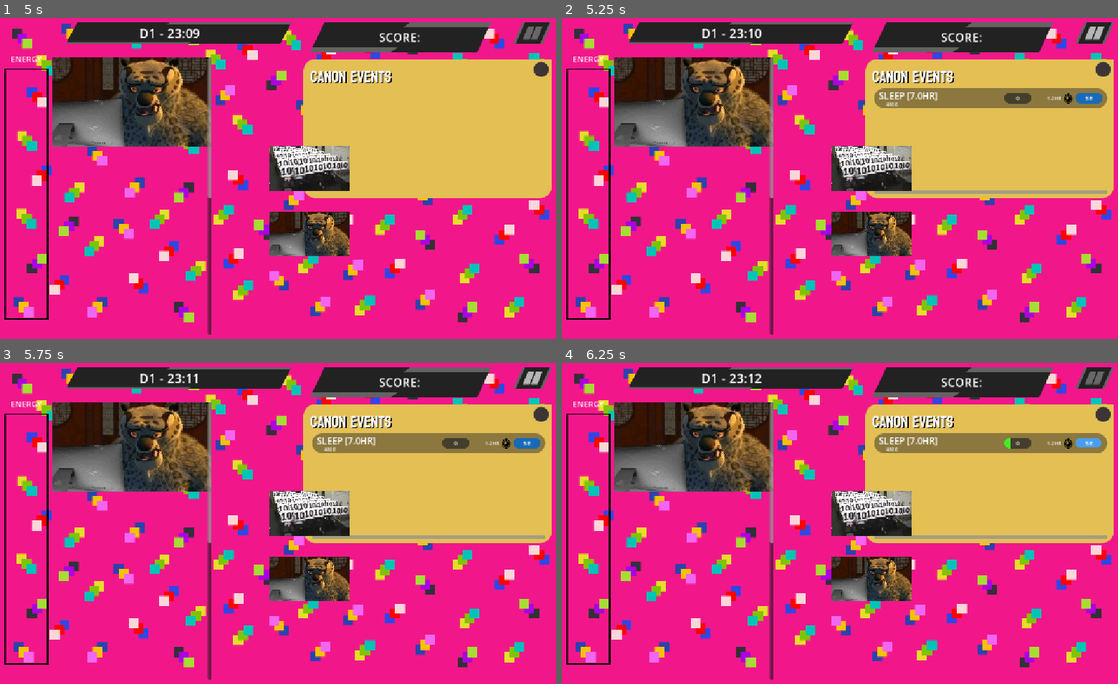
Above: before the commit, frames 1-4 (two rows, left to right).
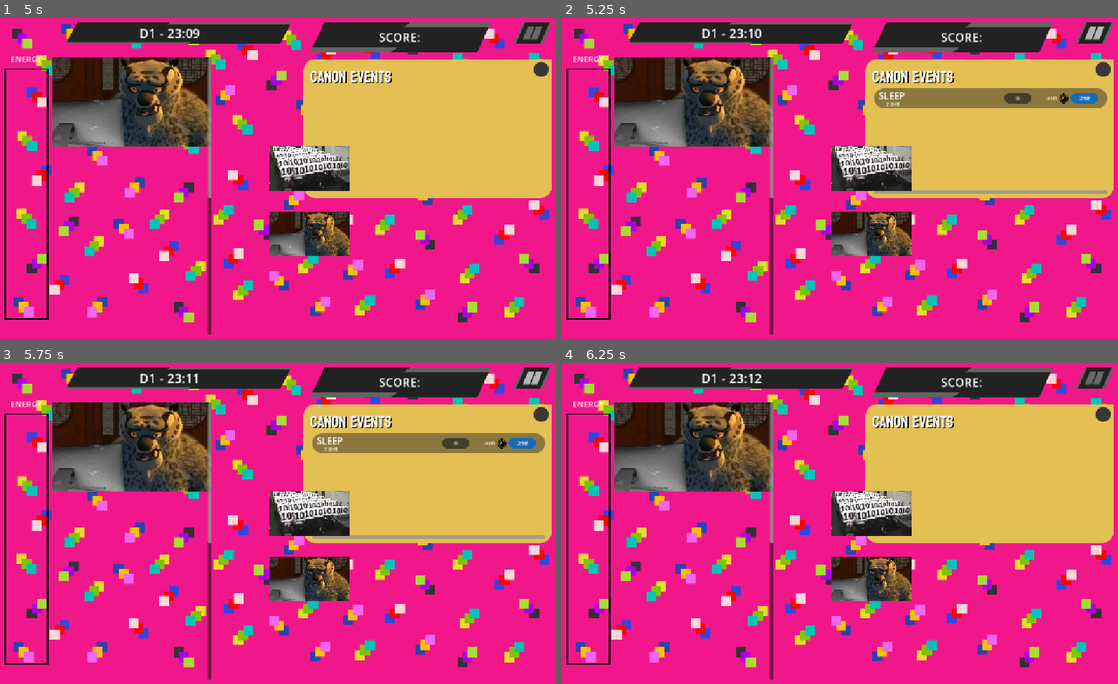
Above: after the commit, the same moments.

Repository: shi-reker/ScrollMaxxer
Game: Godot game, scene res://Scenes/main.tscn
Same seed, same stepped clock (60 frames per second), same inputs: the game is played once before the commit and once after it. The engine's default icon, where the game draws it, is replaced by a stand-in: a white triangle on a blue panel in a dark square.
Inputs (mouse positions are in pixels of both pictures, inside the frame that each line leads up to):
- Up to frame 1 (5 s): click (278, 146) at 0.5 s; click (278, 210) at 1.25 s; click (278, 146) at 2 s; click (278, 210) at 2.75 s; click (278, 146) at 3.5 s; click (278, 210) at 4.25 s
- Up to frame 2 (5.25 s): click (1095, 34) at 5 s
- Up to frame 3 (5.75 s): no input
- Up to frame 4 (6.25 s): click "5e" (after the commit: "25e") at 5.75 s

Frame 1 is identical in both runs. In frame 2, 0.3% of the frame differs, in the area x 58-98%, y 23-28%; in frame 3, 0.3%; in frame 4, 3.0%, in the area x 56-99%, y 21-55%.

Commit message:
reworked tasks

Diff:
--- /dev/null
+++ b/resources/tasks/Dishes_res.tres
@@ -0,0 +1,10 @@
+[gd_resource type="Resource" script_class="Task_base" format=3 uid="uid://dj61c3fwdyi2x"]
+
+[ext_resource type="Script" uid="uid://beqmt15xrtaio" path="res://resources/tasks/task_base_res.gd" id="1_q7220"]
+
+[resource]
+script = ExtResource("1_q7220")
+Title = "Do Dishes"
+Len = 10.0
+Due = 90.0
+metadata/_custom_type_script = "uid://beqmt15xrtaio"
--- a/resources/tasks/FriendInv1_res.tres
+++ b/resources/tasks/FriendInv1_res.tres
@@ -4,7 +4,9 @@
 
 [resource]
 script = ExtResource("1_0brpt")
-taskTitle = "Friend Invite 1"
-taskLen = 360.0
-taskDue = 480.0
+Title = "Attend Friend's Invitation"
+Len = 240.0
+Due = 300.0
+cat = 2
+tag = 3
 metadata/_custom_type_script = "uid://beqmt15xrtaio"
--- a/resources/tasks/Funeral_res.tres
+++ b/resources/tasks/Funeral_res.tres
@@ -4,7 +4,9 @@
 
 [resource]
 script = ExtResource("1_ekblr")
-taskTitle = "Attend Funeral"
-taskLen = 120.0
-taskDue = 720.0
+Title = "Attend Funeral"
+Len = 120.0
+Due = 240.0
+cat = 1
+tag = 3
 metadata/_custom_type_script = "uid://beqmt15xrtaio"
--- a/resources/tasks/GroupP1_res.tres
+++ b/resources/tasks/GroupP1_res.tres
@@ -4,7 +4,9 @@
 
 [resource]
 script = ExtResource("1_8sg7r")
-taskTitle = "Group Project 1"
-taskLen = 600.0
-taskDue = 5760.0
+Title = "Do Assignment"
+Len = 360
+Due = 4320
+cat = 2
+tag = 2
 metadata/_custom_type_script = "uid://beqmt15xrtaio"
--- /dev/null
+++ b/resources/tasks/GroupP2_res.tres
@@ -0,0 +1,12 @@
+[gd_resource type="Resource" script_class="Task_base" format=3 uid="uid://bkp2w054gps7u"]
+
+[ext_resource type="Script" uid="uid://beqmt15xrtaio" path="res://resources/tasks/task_base_res.gd" id="1_ahm25"]
+
+[resource]
+script = ExtResource("1_ahm25")
+Title = "Do Assignment"
+Len = 480.0
+Due = 4320.0
+cat = 2
+tag = 2
+metadata/_custom_type_script = "uid://beqmt15xrtaio"
--- /dev/null
+++ b/resources/tasks/GroupP3_res.tres
@@ -0,0 +1,12 @@
+[gd_resource type="Resource" script_class="Task_base" format=3 uid="uid://bihbm0oo01dqc"]
+
+[ext_resource type="Script" uid="uid://beqmt15xrtaio" path="res://resources/tasks/task_base_res.gd" id="1_msj3n"]
+
+[resource]
+script = ExtResource("1_msj3n")
+Title = "Do Assignment"
+Len = 540.0
+Due = 4320.0
+cat = 2
+tag = 2
+metadata/_custom_type_script = "uid://beqmt15xrtaio"
--- /dev/null
+++ b/resources/tasks/GroupP4_res.tres
@@ -0,0 +1,12 @@
+[gd_resource type="Resource" script_class="Task_base" format=3 uid="uid://cejeu8pgigc6a"]
+
+[ext_resource type="Script" uid="uid://beqmt15xrtaio" path="res://resources/tasks/task_base_res.gd" id="1_758kn"]
+
+[resource]
+script = ExtResource("1_758kn")
+Title = "Do Assignment"
+Len = 720.0
+Due = 4320.0
+cat = 2
+tag = 2
+metadata/_custom_type_script = "uid://beqmt15xrtaio"
--- a/resources/tasks/Sleep_res.tres
+++ b/resources/tasks/Sleep_res.tres
@@ -4,7 +4,9 @@
 
 [resource]
 script = ExtResource("1_mdxiu")
-taskTitle = "Sleep"
-taskLen = 420.0
-taskDue = 480.0
+Title = "Sleep"
+Len = 360.0
+Due = 420.0
+cat = 2
+tag = 1
 metadata/_custom_type_script = "uid://beqmt15xrtaio"
--- a/resources/tasks/cleanup_res.tres
+++ b/resources/tasks/cleanup_res.tres
@@ -4,7 +4,7 @@
 
 [resource]
 script = ExtResource("1_iyage")
-taskTitle = "Clean the Room"
-taskLen = 20.0
-taskDue = 90.0
+Title = "Clean the Room"
+Len = 20.0
+Due = 90.0
 metadata/_custom_type_script = "uid://beqmt15xrtaio"
--- a/resources/tasks/gotoclass_res.tres
+++ b/resources/tasks/gotoclass_res.tres
@@ -4,7 +4,9 @@
 
 [resource]
 script = ExtResource("1_7v5u1")
-taskTitle = "Go to Class"
-taskLen = 150.0
-taskDue = 60.0
+Title = "Attend Class"
+Len = 150.0
+Due = 180.0
+cat = 1
+tag = 1
 metadata/_custom_type_script = "uid://beqmt15xrtaio"
--- a/resources/tasks/shower_res.tres
+++ b/resources/tasks/shower_res.tres
@@ -4,7 +4,8 @@
 
 [resource]
 script = ExtResource("1_x12rk")
-taskTitle = "Shower"
-taskLen = 10.0
-taskDue = 120.0
+Title = "Shower"
+Len = 10.0
+Due = 60.0
+tag = 1
 metadata/_custom_type_script = "uid://beqmt15xrtaio"
--- a/resources/tasks/task_base_res.gd
+++ b/resources/tasks/task_base_res.gd
@@ -1,6 +1,21 @@
 extends Resource
 class_name Task_base
 
-@export var taskTitle:String
-@export var taskLen:float
-@export var taskDue:float
+@export var Title:String
+@export var Len:float
+@export var Due:float
+@export var cat:Category
+@export var tag:Tags
+
+enum Category {
+	SHORT,
+	MEDIUM,
+	LONG
+}
+
+enum Tags {
+	CHORE,
+	ROUTINE,
+	ASSIGNMENT,
+	RANDOM_EVENT
+}
--- a/scripts/tasks/tasks.gd
+++ b/scripts/tasks/tasks.gd
@@ -7,33 +7,53 @@
 @export var taskPNum:Label
 @export var taskPDur:Label
 @export var taskPCost:Label
-#@export var taskPButton:TextureButton
 var taskDetails:Task_base
-var isInstant:bool = true
+var taskCategory:Task_base.Category
+var taskType:Task_base.Tags
+var isInstant:bool = false
 
 func _ready() -> void:
 	taskDetails = load("res://resources/tasks/Sleep_res.tres")
-	var tt = taskDetails.taskTitle
-	var tl = str(taskDetails.taskLen/60)
-	taskTitle.text = tt + " [" + tl +"hr]"
-	taskDue.text = str(taskDetails.taskDue)
-	taskPNum.text = "0"
-	if taskDetails.taskLen < 60:
-		taskPDur.text = "1hr"
+	taskTitle.text = str(taskDetails.Title)
+	if taskDetails.Due < 60:
+		taskDue.text = str(taskDetails.Due)+ "MINUTES"
 	else:
-		taskPDur.text = "1-2hr"
-		isInstant = false
-	taskPCost.text = "5e"
+		taskDue.text = str(taskDetails.Due/60)+ "HR"
+
+	if taskDetails.Len < 60:
+		taskPDur.text = str(taskDetails.Len)+ "minutes"
+		taskPCost.text = "5e"
+		isInstant = true
+	elif taskDetails.Len < 240:
+		taskPDur.text = "2hr"
+		taskPCost.text = "15e"
+	else:
+		taskPDur.text = "4hr"
+		taskPCost.text = "25e"
+
+	taskCategory = taskDetails.cat
+	taskType = taskDetails.tag
 	taskPBar.min_value = 0
 	taskPBar.max_value = 100
 	taskPBar.value = 0
+	taskPNum.text = "0"
 
 func _on_progres_pressed() -> void:
 	if isInstant:
 		taskPBar.value += 100
+	elif taskCategory == taskDetails.Category.MEDIUM:
+		if taskType == taskDetails.Tags.ROUTINE:
+			taskPBar.value += 100
+		else:
+			taskPBar.value += randi_range(30, 60)
 	else:
-		var randDur = randi_range(60, 120)
-		taskPBar.value += 100 - (((taskDetails.taskLen - randDur)/taskDetails.taskLen)*100)
+		if taskType == taskDetails.Tags.ROUTINE:
+			var randDur = randf_range(60, 90)
+			var timeConsumed = (randDur/100)*taskDetails.Len
+			print_debug(timeConsumed)
+			taskPBar.value += 100
+		else:
+			taskPBar.value += randi_range(15, 30)
 
-	if taskPBar.value == 100:
+	if taskPBar.value >= 100:
 		queue_free()
